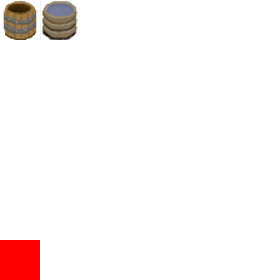
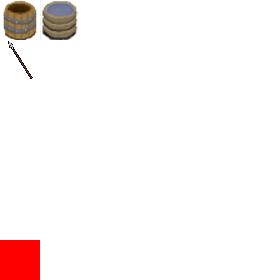
Before/after of a 280×280 layered artwork. What changed in the layer stack:
added layer "Pasted Layer" above "Background" over box(8, 41, 33, 79)
